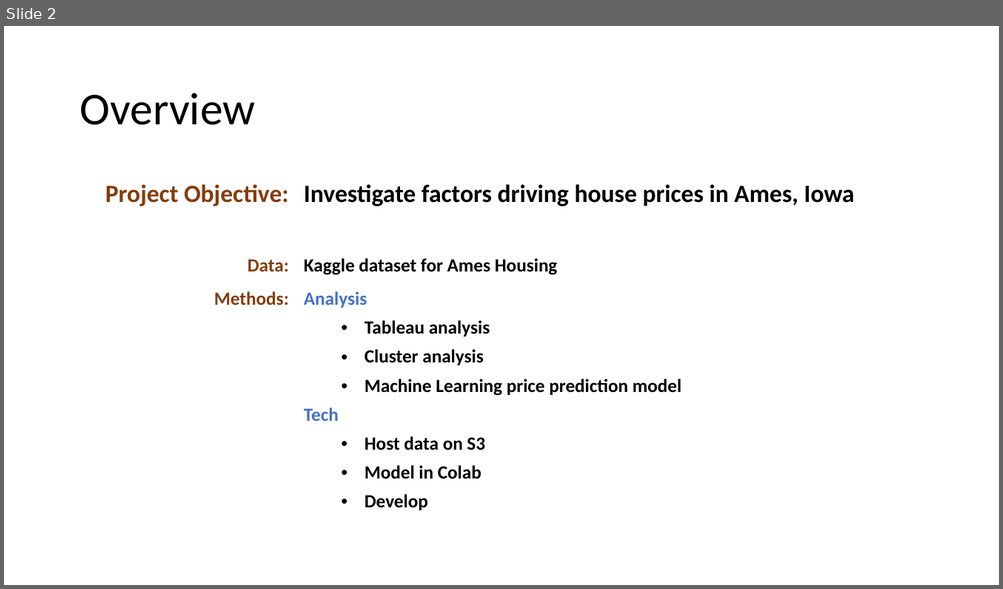
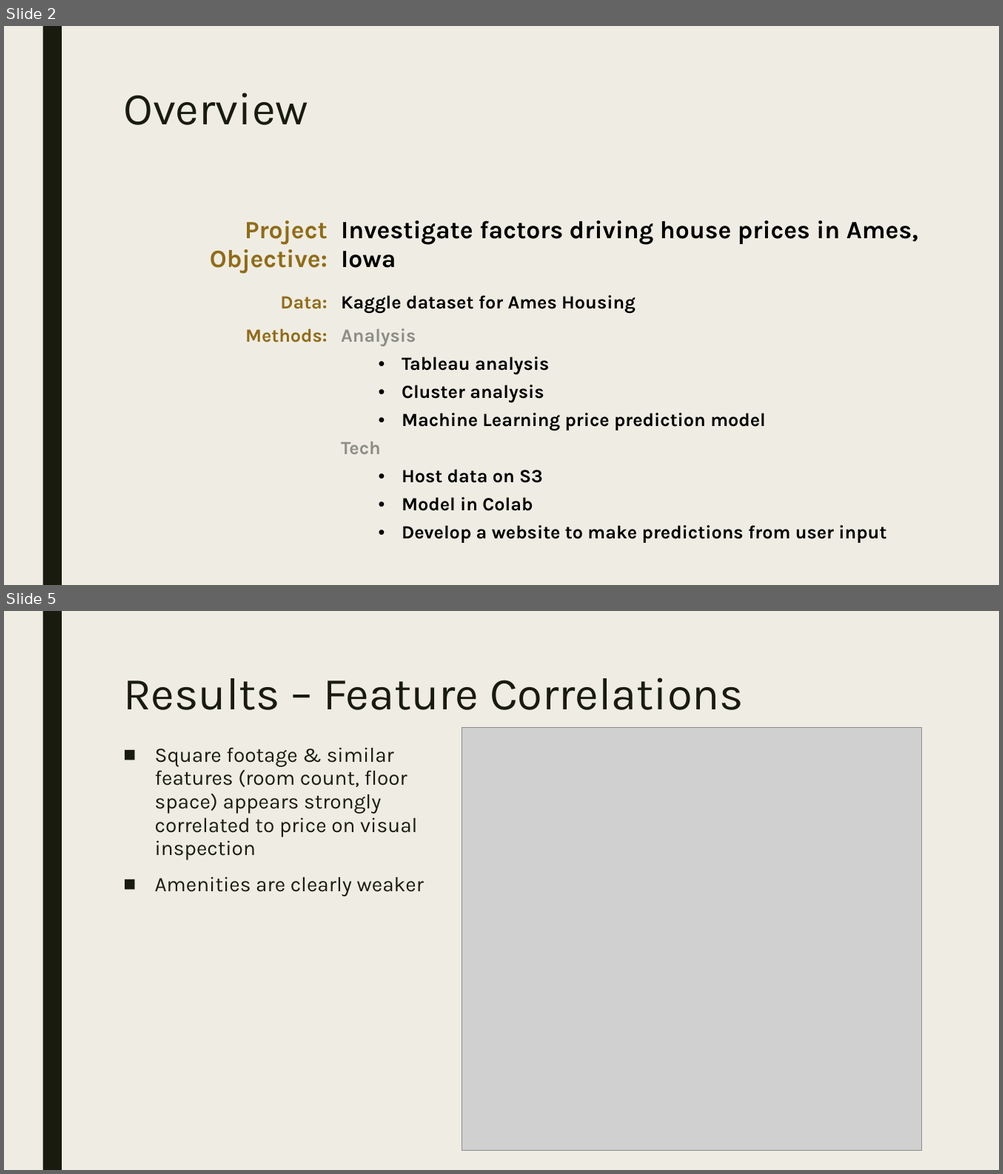
Before and after one commit to jessnguyen9/Ames-Housing-Machine-Learning-Project, a slide deck: Team Presentation.pptx. Shown one above the other, each under a label of ours: slide 2 before the commit, slides 2 and 5 after it; the slides between them are not shown. The pictures are 1003x589 and 1003x1174 pixels, drawn with LibreOffice and Linux fonts; fonts in the diff are those of the drawing; grey boxes stand for pictures. Boxes give left, top, right and bottom in pixels: in the first picture for what was removed or moved away, otherwise in the second. Text is boxed around its words. In the diff, an @@ line names an element or a change of style, - is before the commit and + after.

```diff
--- a/Team Presentation.pptx
+++ b/Team Presentation.pptx
@@ slide 5 added at box(4, 611, 999, 1170), background #EFEDE3; not listed: 1 template element that a slide beside it also shows @@
@@ title added at box(123, 678, 743, 710), 44 pt, text #191B0E @@
+Results – Feature Correlations
@@ picture added at box(461, 727, 922, 1151) @@
@@ text added at box(155, 747, 424, 897), 20 pt, text #191B0E @@
+■ Square footage & similar features (room count, floor space) appears strongly correlated to price on visual inspection
+■ Amenities are clearly weaker
@@ slide 2 changed as well @@
@@ background #FFFFFF to #EFEDE3 @@
@@ rectangle added at box(42, 26, 62, 585), fill #191B0E @@
@@ title "Overview": place and size @@
-title "Overview" at box(79, 93, 255, 125)
+title "Overview" at box(123, 93, 308, 125)
@@ title "Overview" at box(123, 93, 308, 125): font Calibri to Karla, text colour #000000 to #191B0E; line spacing 0.9 to 0.89; vertical alignment middle to top @@
@@ table at box(116, 212, 951, 578) @@
-row 3, column 2: Analysis / Tableau analysis / Cluster analysis / Machine Learning price prediction model / Tech / Host data on S3 / Model in Colab / Develop
+row 3, column 2: Analysis / Tableau analysis / Cluster analysis / Machine Learning price prediction model / Tech / Host data on S3 / Model in Colab / Develop a website to make predictions from user input
@@ font Calibri to Karla in "Project Objective:", "Investigate factors driving house prices in Ames, ...", "Data:", "Kaggle dataset for Ames Housing" and 1 more places @@
@@ text colour #843C0B to #906B18 in "Project Objective:", "Data:", "Methods:" @@
@@ borders changed @@
@@ table: place and size @@
-table at box(73, 175, 930, 541)
+table at box(116, 212, 951, 578)
```
Also in this commit, not shown: 3 other slides changed, 5 other slides added, 2 slides removed, 1 other file.
